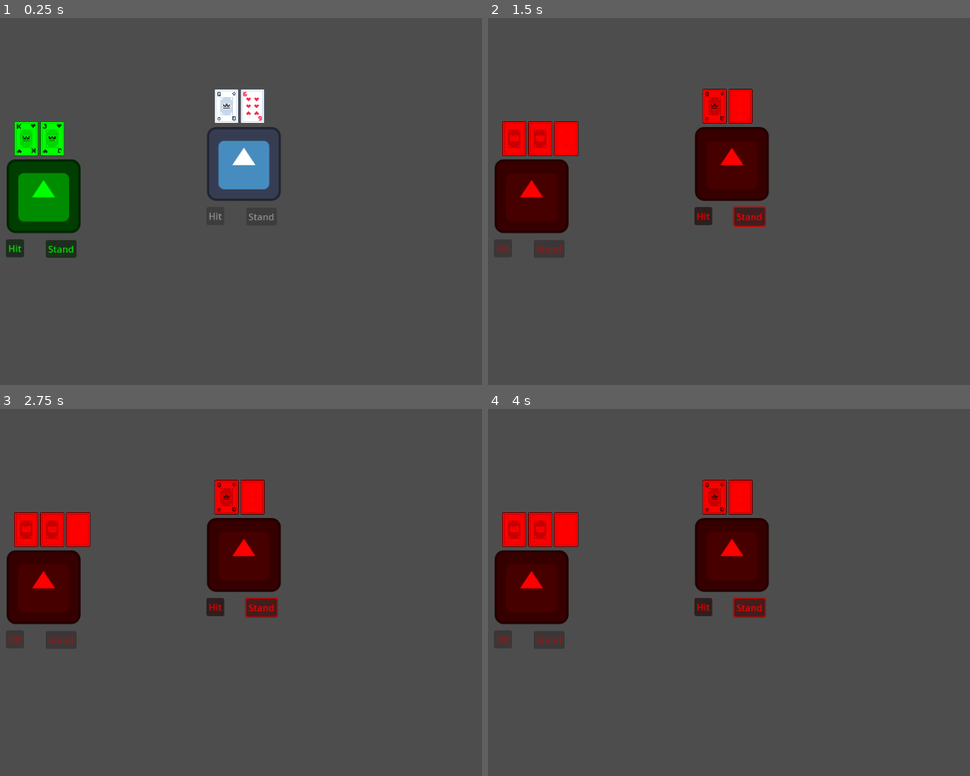
Above: before the commit, frames 1-4 (two rows, left to right).
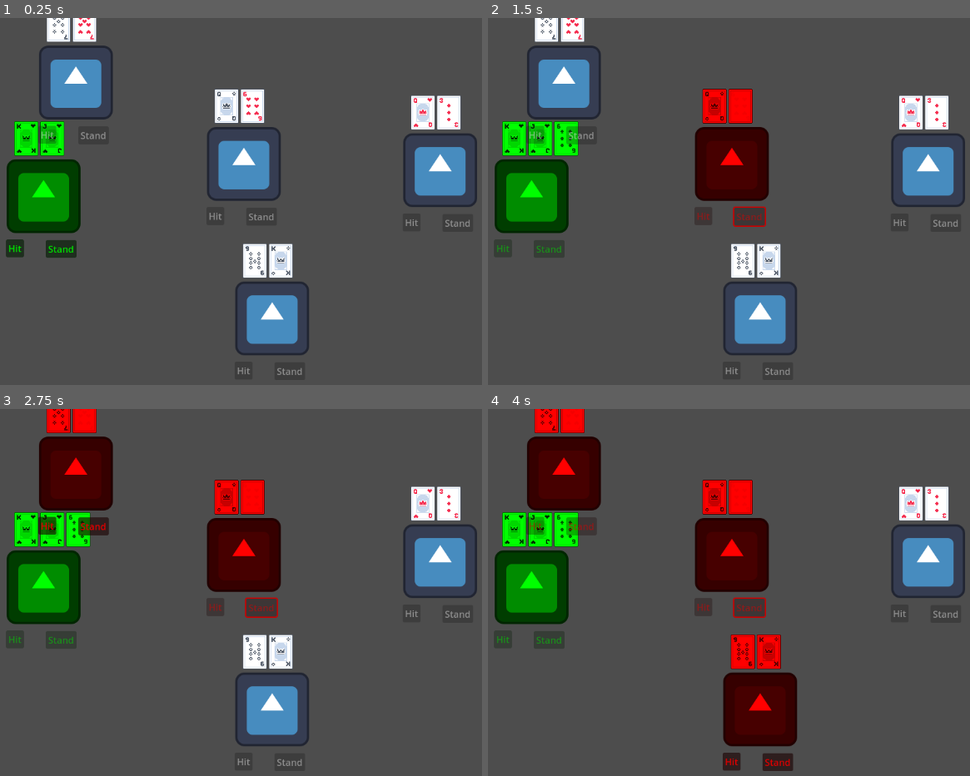
Above: after the commit, the same moments.

Repository: InsurgenceGaming/Blackjack
Game: Godot game, scene res://BlackJack.tscn
The game is run twice, just before and just after one commit, with the same random seed, the same clock (stepped at 60 frames per second) and the same inputs. The engine's default icon, where the game draws it, is replaced by a stand-in: a white triangle on a blue panel in a dark square.
Inputs:
- Up to frame 1 (0.25 s): no input
- Up to frame 2 (1.5 s): click "Hit" at 0.5 s; click "Stand" at 1.25 s
- Up to frame 3 (2.75 s): tap Enter at 2 s; hold Right (ui_right) from 2.03 s (still down)
- Up to frame 4 (4 s): tap Space at 2.75 s; release Right (ui_right) at 2.78 s; tap Enter at 3.5 s; hold Right (ui_right) from 3.53 s (still down)

The runs differ from the first frame. In frame 1, 8.2% of the frame differs, in the area x 8-99%, y 0-98%; in frame 2, 13%; in frame 3, 14%; in frame 4, 16%, in the area x 1-99%, y 0-99%.

Commit message:
init

Diff:
--- a/BlackJack.gd
+++ b/BlackJack.gd
@@ -32,9 +32,14 @@
 func _ready():
 	var player_nodes = get_tree().get_nodes_in_group("Player")
 	for player_node in player_nodes:
-		TurnManager.Players.append(player_node)
+		if TurnManager.Players.size() >= get_tree().get_nodes_in_group("Player").size() -1:
+			TurnManager.Players.append(player_node)
+		else:
+			TurnManager.Players.append(player_node)
 
 	print(TurnManager.Players)
+	#if player_nodes == get_tree().get_nodes_in_group("Dealer"):
+		#TurnManager.Players.append(get_tree().get_nodes_in_group("Dealer"))
 
 	for suit in suits:
 		for rank in ranks:
@@ -61,16 +66,16 @@
 	for ply in TurnManager.Players:
 		CardPos = position + Vector2(-30,-100)
 		for test in range(2):
-			card_spawn(ply)
+			card_spawn(ply,CardPos)
 
 
 
 
-func card_spawn(card_owner):
+func card_spawn(card_owner,card_pos):
 	var random_suit = Random_cards.pick_random()
 	var Instance_card = Empty_card.instantiate()
 	Instance_card.card_data = random_suit
-	Instance_card.position = CardPos
+	Instance_card.position = card_pos
 	Instance_card.card_data = random_suit
 	card_owner.add_child(Instance_card)
 
--- a/BlackJack.tscn
+++ b/BlackJack.tscn
@@ -1,7 +1,8 @@
-[gd_scene load_steps=4 format=3 uid="uid://dxvfdqr74mmpf"]
+[gd_scene load_steps=5 format=3 uid="uid://dxvfdqr74mmpf"]
 
 [ext_resource type="Script" path="res://BlackJack.gd" id="2_gcnat"]
 [ext_resource type="PackedScene" uid="uid://d44ed54c4mnf" path="res://Player.tscn" id="3_lvnj0"]
+[ext_resource type="Script" path="res://Dealer.gd" id="4_hrddm"]
 [ext_resource type="PackedScene" uid="uid://difb3gleq78ee" path="res://empty_card.tscn" id="6_svhe8"]
 
 [node name="Control" type="Node2D"]
@@ -15,3 +16,18 @@
 [node name="Sprite2D2" parent="." node_paths=PackedStringArray("control_node") instance=ExtResource("3_lvnj0")]
 position = Vector2(470, 253)
 control_node = NodePath("..")
+
+[node name="Dealer" type="Sprite2D" parent="." groups=["Player"]]
+script = ExtResource("4_hrddm")
+
+[node name="Sprite2D3" parent="." node_paths=PackedStringArray("control_node") instance=ExtResource("3_lvnj0")]
+position = Vector2(179, 112)
+control_node = NodePath("..")
+
+[node name="Sprite2D4" parent="." node_paths=PackedStringArray("control_node") instance=ExtResource("3_lvnj0")]
+position = Vector2(519, 521)
+control_node = NodePath("..")
+
+[node name="Sprite2D5" parent="." node_paths=PackedStringArray("control_node") instance=ExtResource("3_lvnj0")]
+position = Vector2(810, 264)
+control_node = NodePath("..")
--- /dev/null
+++ b/Dealer.gd
@@ -0,0 +1,2 @@
+extends Sprite2D
+var my_turn = false
--- a/Player.gd
+++ b/Player.gd
@@ -6,15 +6,14 @@
 var my_turn = false
 @onready var hit_button =$Button
 @onready var stand_button = $Button2
-signal End_turn()
+
 func _ready():
-	print(self)
+	pass
 func _process(delta):
 	_card_total = total_value()
 	if my_turn:
 		hit_button.disabled = false
 		stand_button.disabled = false
-		print(_card_total)
 		if _card_total > 21:
 			control_node.Next_player()
 	else:
@@ -28,7 +27,7 @@
 			total_card += card.my_value
 	return total_card
 func _on_button_pressed():
-	control_node.card_spawn(self)
+	control_node.card_spawn(self,self.get_children()[self.get_children().size()-1].position +Vector2(45,0))
 	print("I want a new card")
 
 
